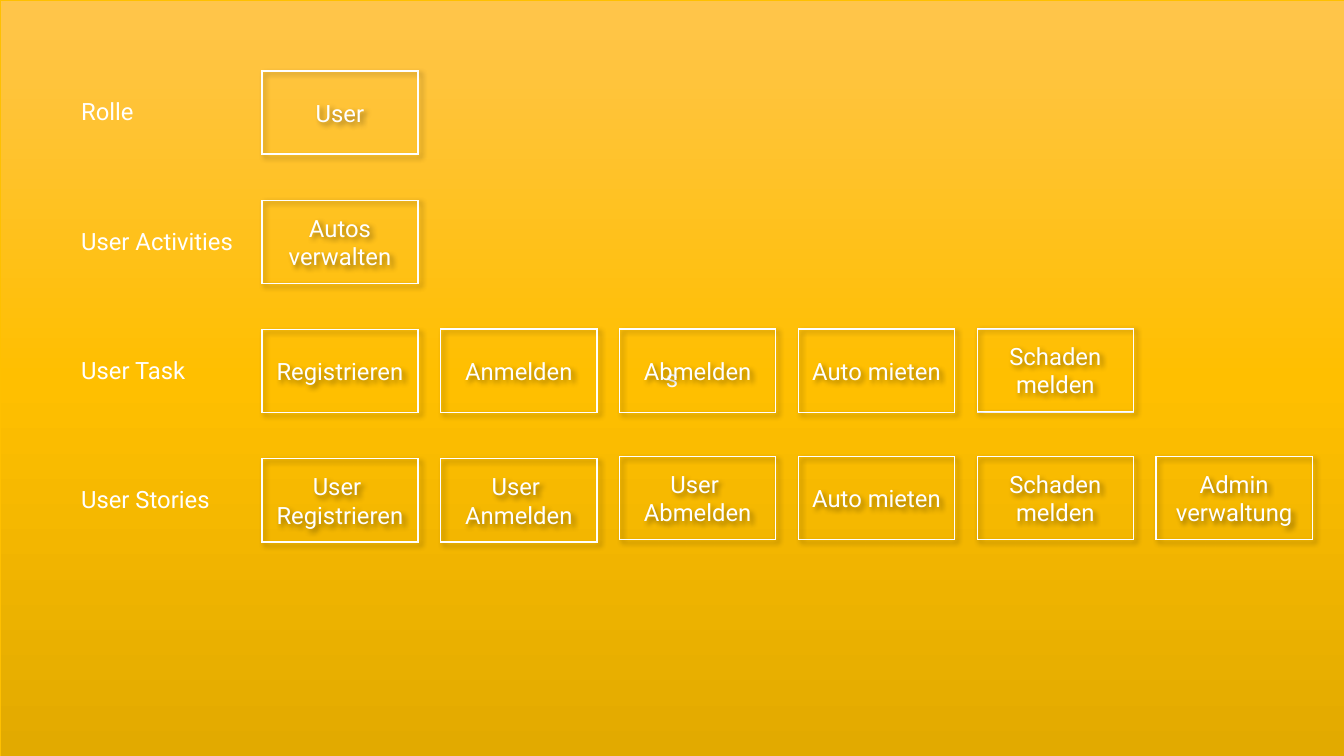
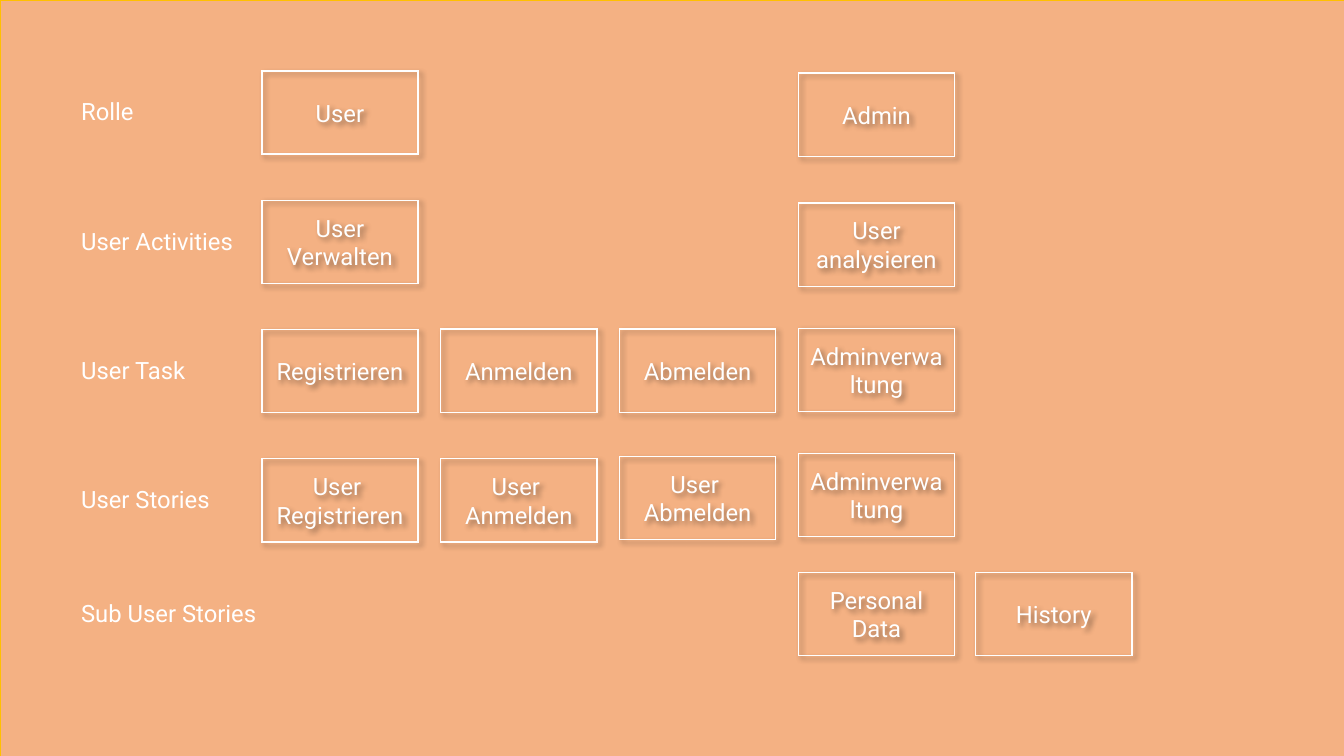
Before and after one commit to HTL-Villach-Steinbej/Caring, a slide deck: slide 2 of Organisation neu/UserStoryMap.pptx (slide 1 before the commit). Drawn at 1344x756 pixels with LibreOffice and Linux fonts; fonts in the diff are those of the drawing. Boxes give left, top, right and bottom in pixels: in the first picture for what was removed or moved away, otherwise in the second. Text is boxed around its words. In the diff, an @@ line names an element or a change of style, - is before the commit and + after.

```diff
--- a/Organisation neu/UserStoryMap.pptx
+++ b/Organisation neu/UserStoryMap.pptx
@@ rectangle at <box>0,0,1344,756</box>: fill gradient #FFC64B to #FFC000 to #E3AB00 to #F4B183 @@
@@ rectangle "Admin": place and size @@
-rectangle "Admin" at <box>1156,457,1313,539</box>
+rectangle "Admin" at <box>799,74,955,156</box>
@@ rectangle added at <box>799,203,955,285</box>, outline #FFFFFF 1 pt, 17 pt, text #FFFFFF @@
+User analysieren
@@ text in rectangle at <box>287,220,393,265</box>: text changed @@
-Autos
-verwalten
+User Verwalten
@@ rectangle removed at <box>978,329,1134,411</box> @@
-Schaden
-melden
@@ rectangle removed at <box>978,330,1134,412</box> @@
@@ text in rectangle at <box>666,367,678,388</box>: text removed @@
-s
@@ text in rectangle at <box>812,363,941,381</box>: text changed @@
-Auto mieten
+Adminverwaltung
@@ rectangle removed at <box>978,457,1134,539</box> @@
@@ rectangle removed at <box>978,457,1134,539</box> @@
-Schaden
-melden
@@ rectangle removed at <box>1156,457,1313,539</box> @@
@@ text in rectangle at <box>812,490,941,508</box>: text changed @@
-Auto mieten
+Adminverwaltung
@@ text in rectangle at <box>1176,503,1292,526</box>: paragraph removed @@
-verwaltung
@@ rectangle added at <box>799,573,955,655</box>, outline #FFFFFF 1 pt, 17 pt, text #FFFFFF @@
+Personal Data
@@ rectangle added at <box>976,573,1132,655</box>, outline #FFFFFF 1 pt, 17 pt, text #FFFFFF @@
+History
@@ text added at <box>81,604,256,622</box>, 17 pt, text #FFFFFF @@
+Sub User Stories
```
Also in this commit, not shown: 1 slide added.
